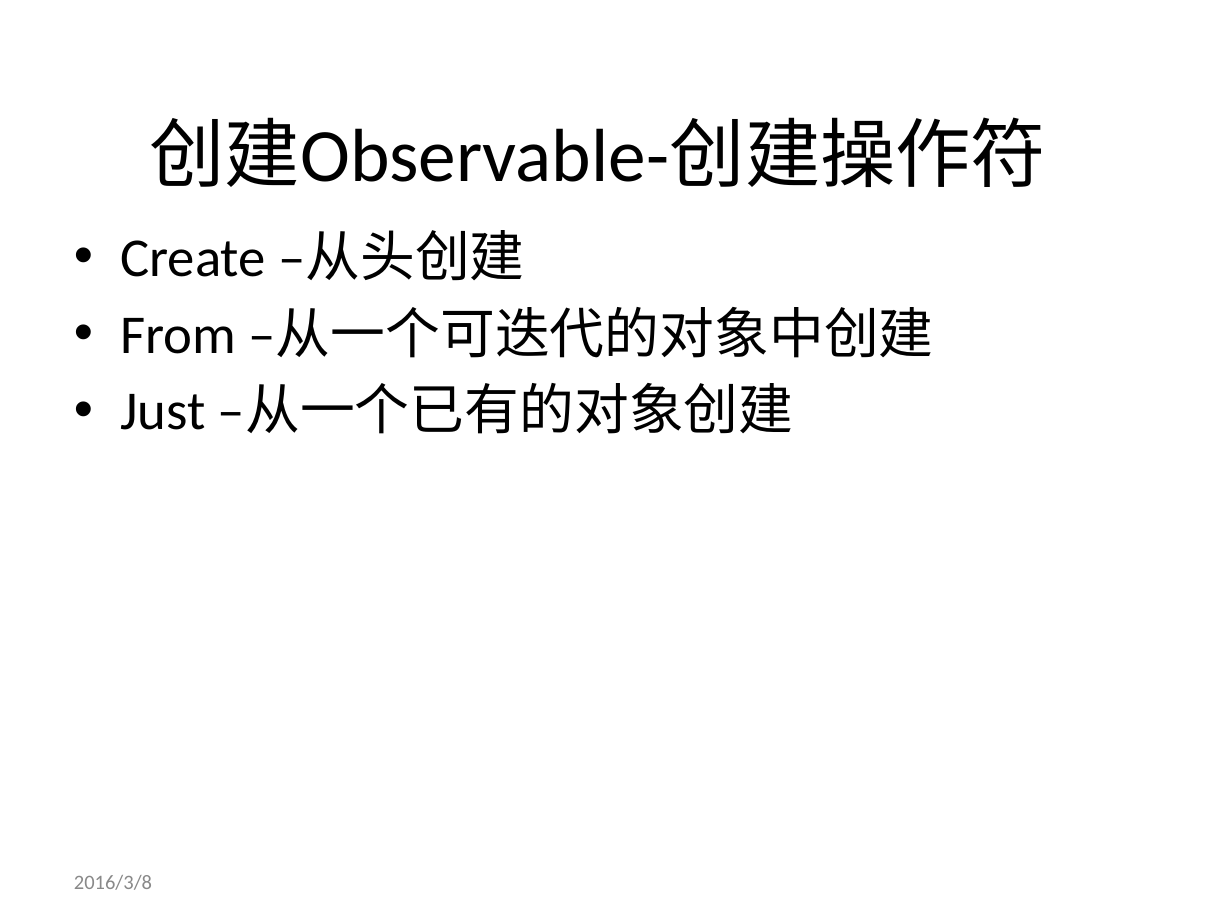
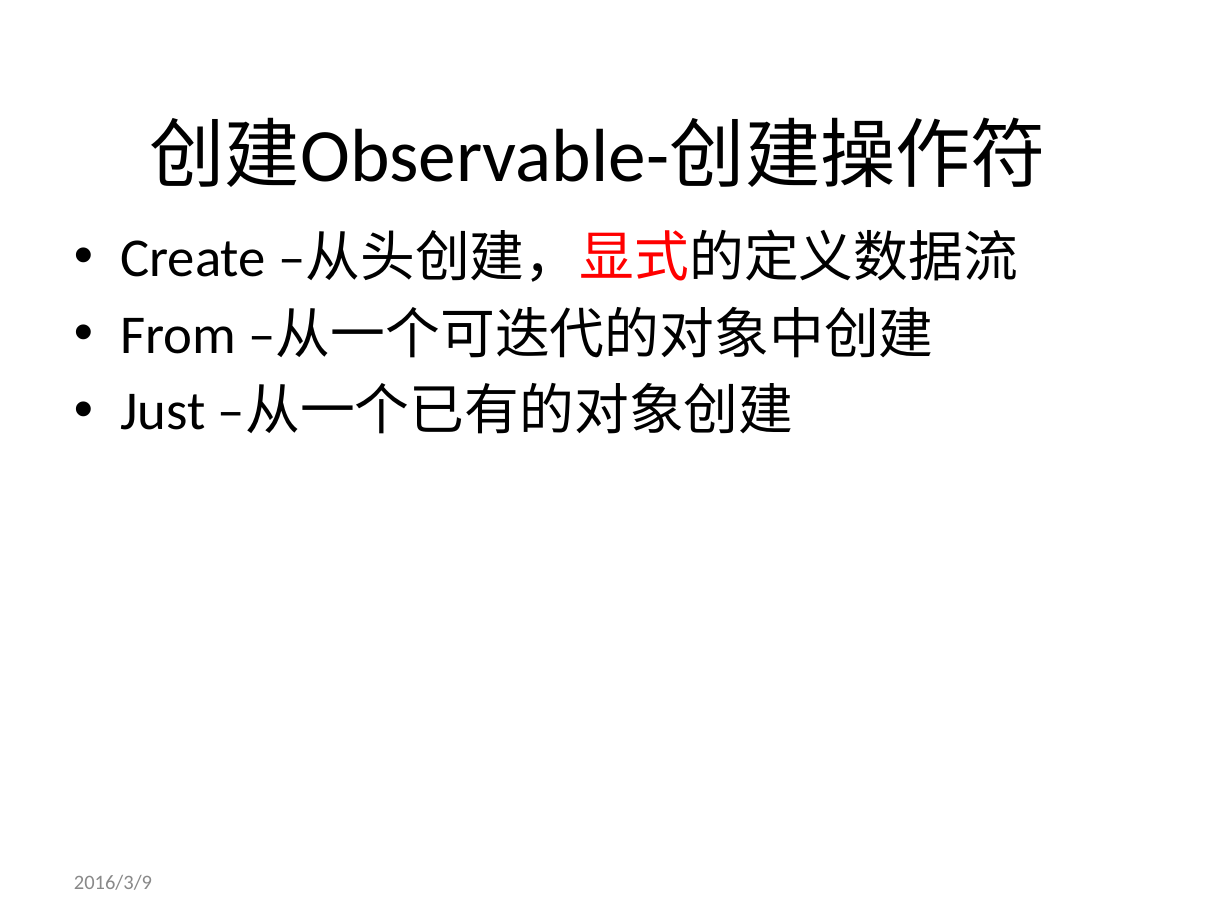
Before and after one commit to genglei-cuan/Study, a slide deck: slide 19 of notes/rxjava/RxJava简介.pptx (slide 18 before the commit). Drawn at 1232x924 pixels with LibreOffice and Linux fonts; fonts in the diff are those of the drawing; background and template pictures are left out. Boxes give left, top, right and bottom in pixels: in the first picture for what was removed or moved away, otherwise in the second. Text is boxed around its words. In the diff, an @@ line names an element or a change of style, - is before the commit and + after.

```diff
--- a/notes/rxjava/RxJava简介.pptx
+++ b/notes/rxjava/RxJava简介.pptx
@@ text at [120,230,1018,282]: text changed @@
-• Create –从头创建
+• Create –从头创建，显式的定义数据流
@@ text at [74,875,152,890]: text changed @@
-2016/3/8
+2016/3/9
```
Also in this commit, not shown: 28 other slides changed, 2 slides added, 3 slides removed.
